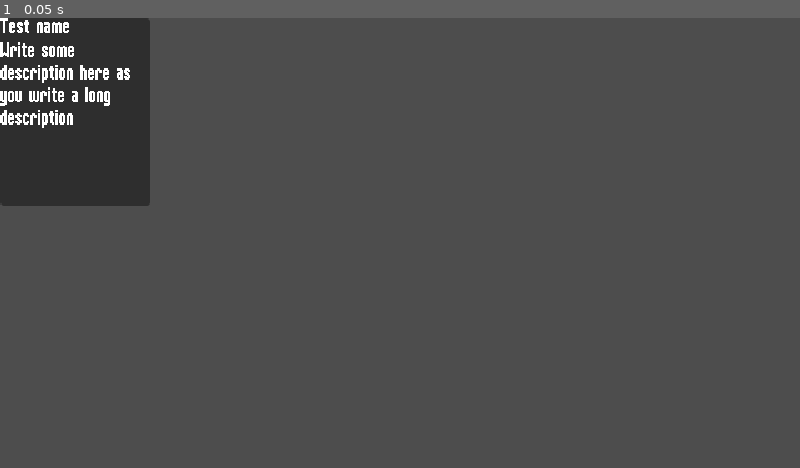
Above: before the commit, frame 1.
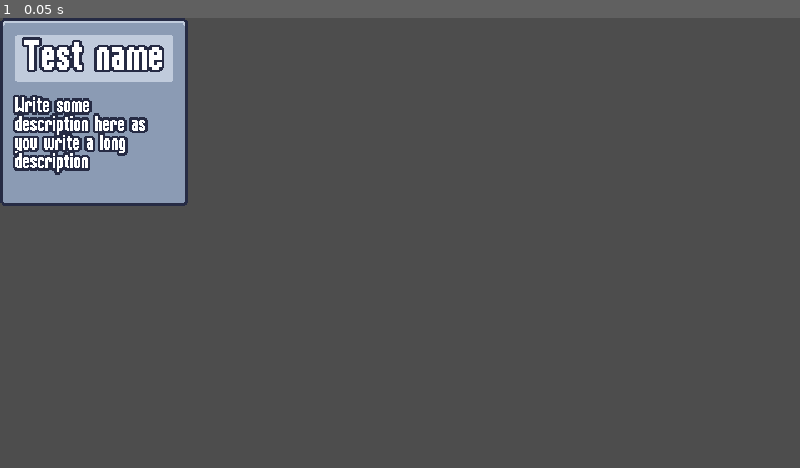
Above: after the commit, the same moment.

Repository: ShayQ/2DSurvivorGame
Game: Godot game, scene res://scenes/ui/ability_upgrade_card.tscn
Two runs of this game, one before a commit and one after it. Both use one fixed random seed, a clock stepped at 60 frames per second and the inputs below. This scene is started directly instead of the project's main scene.
Inputs:
- Up to frame 1 (0.05 s): no input

The runs differ from the first frame. In frame 1, 8.0% of the frame differs, in the area x 0-24%, y 0-42%.

Commit message:
ui for upgrade selection

Diff:
--- a/resources/theme/theme.tres
+++ b/resources/theme/theme.tres
@@ -1,7 +1,32 @@
-[gd_resource type="Theme" load_steps=2 format=3 uid="uid://d3u2gqvm2mnax"]
+[gd_resource type="Theme" load_steps=5 format=3 uid="uid://d3u2gqvm2mnax"]
 
 [ext_resource type="FontFile" uid="uid://dhxx4gnmsmery" path="res://resources/theme/Rockboxcond12.ttf" id="1_5ggye"]
+[ext_resource type="Texture2D" uid="uid://dcm8jcy4kqofq" path="res://assets/ui/ui.png" id="1_ohdlv"]
+
+[sub_resource type="StyleBoxTexture" id="StyleBoxTexture_gpce0"]
+content_margin_left = 4.0
+content_margin_top = 4.0
+content_margin_right = 4.0
+content_margin_bottom = 4.0
+texture = ExtResource("1_ohdlv")
+texture_margin_left = 1.0
+texture_margin_top = 1.0
+texture_margin_right = 1.0
+texture_margin_bottom = 1.0
+region_rect = Rect2(18, 2, 12, 12)
+
+[sub_resource type="StyleBoxTexture" id="StyleBoxTexture_o4jy3"]
+texture = ExtResource("1_ohdlv")
+texture_margin_left = 4.0
+texture_margin_top = 13.0
+texture_margin_right = 4.0
+texture_margin_bottom = 10.0
+region_rect = Rect2(0, 0, 16, 16)
 
 [resource]
 default_font = ExtResource("1_5ggye")
 default_font_size = 16
+AlternatePanelContainer/base_type = &"PanelContainer"
+AlternatePanelContainer/styles/panel = SubResource("StyleBoxTexture_gpce0")
+Label/constants/line_spacing = 0
+PanelContainer/styles/panel = SubResource("StyleBoxTexture_o4jy3")
--- a/scenes/ui/ability_upgrade_card.tscn
+++ b/scenes/ui/ability_upgrade_card.tscn
@@ -3,19 +3,40 @@
 [ext_resource type="Script" path="res://scenes/ui/ability_upgrade_card.gd" id="1_t0y2e"]
 
 [node name="AbilityUpgradeCard" type="PanelContainer"]
-custom_minimum_size = Vector2(120, 150)
+custom_minimum_size = Vector2(150, 150)
 script = ExtResource("1_t0y2e")
 
-[node name="VBoxContainer" type="VBoxContainer" parent="."]
+[node name="MarginContainer" type="MarginContainer" parent="."]
 layout_mode = 2
+theme_override_constants/margin_left = 8
+theme_override_constants/margin_top = 0
+theme_override_constants/margin_right = 8
+theme_override_constants/margin_bottom = 8
 
-[node name="NameLabel" type="Label" parent="VBoxContainer"]
+[node name="VBoxContainer" type="VBoxContainer" parent="MarginContainer"]
+layout_mode = 2
+theme_override_constants/separation = 12
+
+[node name="PanelContainer" type="PanelContainer" parent="MarginContainer/VBoxContainer"]
+layout_mode = 2
+mouse_filter = 1
+theme_type_variation = &"AlternatePanelContainer"
+
+[node name="NameLabel" type="Label" parent="MarginContainer/VBoxContainer/PanelContainer"]
 unique_name_in_owner = true
 layout_mode = 2
+theme_override_colors/font_outline_color = Color(0.14902, 0.168627, 0.266667, 1)
+theme_override_constants/outline_size = 8
+theme_override_font_sizes/font_size = 32
 text = "Test name"
+horizontal_alignment = 1
+autowrap_mode = 2
 
-[node name="DescriptionLabel" type="Label" parent="VBoxContainer"]
+[node name="DescriptionLabel" type="Label" parent="MarginContainer/VBoxContainer"]
 unique_name_in_owner = true
 layout_mode = 2
+theme_override_colors/font_shadow_color = Color(0.14902, 0.168627, 0.266667, 1)
+theme_override_colors/font_outline_color = Color(0.14902, 0.168627, 0.266667, 1)
+theme_override_constants/outline_size = 8
 text = "Write some description here as you write a long description"
 autowrap_mode = 2
Binary file added: assets/ui/ui.png
Not shown, added: assets/ui/ui.png.import
